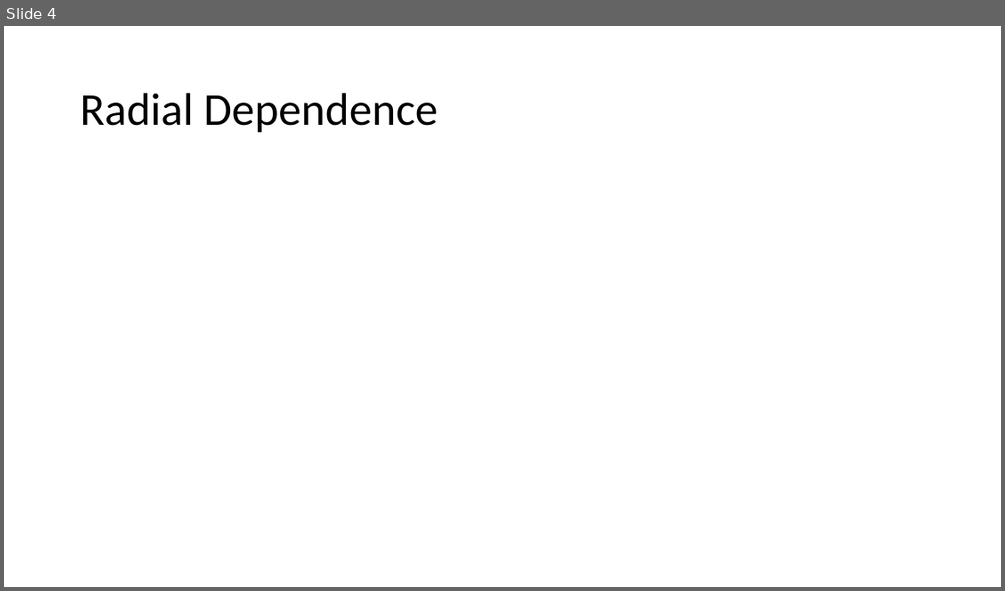
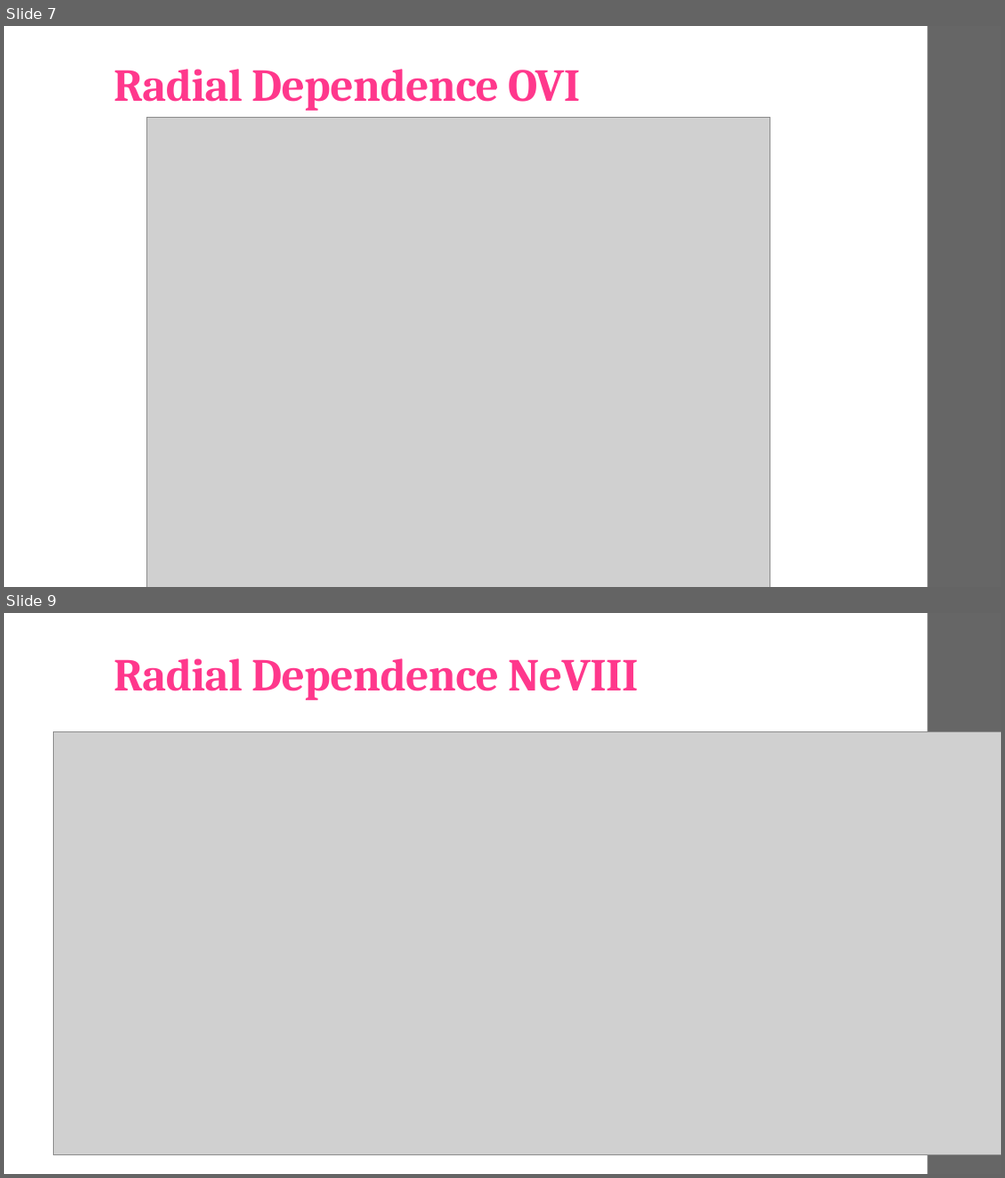
Before and after one commit to brockparker/Research, a slide deck: CGM/CGM_Group_20240329.pptx. Shown one above the other, each under a label of ours: slide 4 before the commit, slides 7 and 9 after it; the slides between them are not shown. The pictures are 1005x591 and 1005x1178 pixels, drawn with LibreOffice and Linux fonts; fonts in the diff are those of the drawing; grey boxes stand for pictures. Boxes give left, top, right and bottom in pixels: in the first picture for what was removed or moved away, otherwise in the second. Text is boxed around its words. In the diff, an @@ line names an element or a change of style, - is before the commit and + after.

```diff
--- a/CGM/CGM_Group_20240329.pptx
+++ b/CGM/CGM_Group_20240329.pptx
@@ slide 9 added at (x1=4, y1=613, x2=1001, y2=1174), background #FFFFFF; not listed: 1 template element that a slide beside it also shows @@
@@ title added at (x1=113, y1=658, x2=638, y2=700), 44 pt, text #FF388C, bold @@
+Radial Dependence NeVIII
@@ picture added at (x1=53, y1=732, x2=1001, y2=1154) @@
@@ what was slide 4 is now slide 7 @@
@@ slide 7 changed as well @@
@@ title "Radial Dependence OVI" at (x1=113, y1=69, x2=580, y2=111): vertical alignment middle to bottom @@
@@ rectangle added at (x1=928, y1=26, x2=1001, y2=587), fill #666666 @@
@@ title at (x1=113, y1=69, x2=580, y2=111): text changed; font Calibri to Cambria; text colour #000000 to #FF388C; bold on @@
-Radial Dependence
+Radial Dependence OVI
@@ picture added at (x1=146, y1=118, x2=770, y2=587) @@
```
Also in this commit, not shown: 1 other slide changed, 12 other slides added, 4 slides removed.
